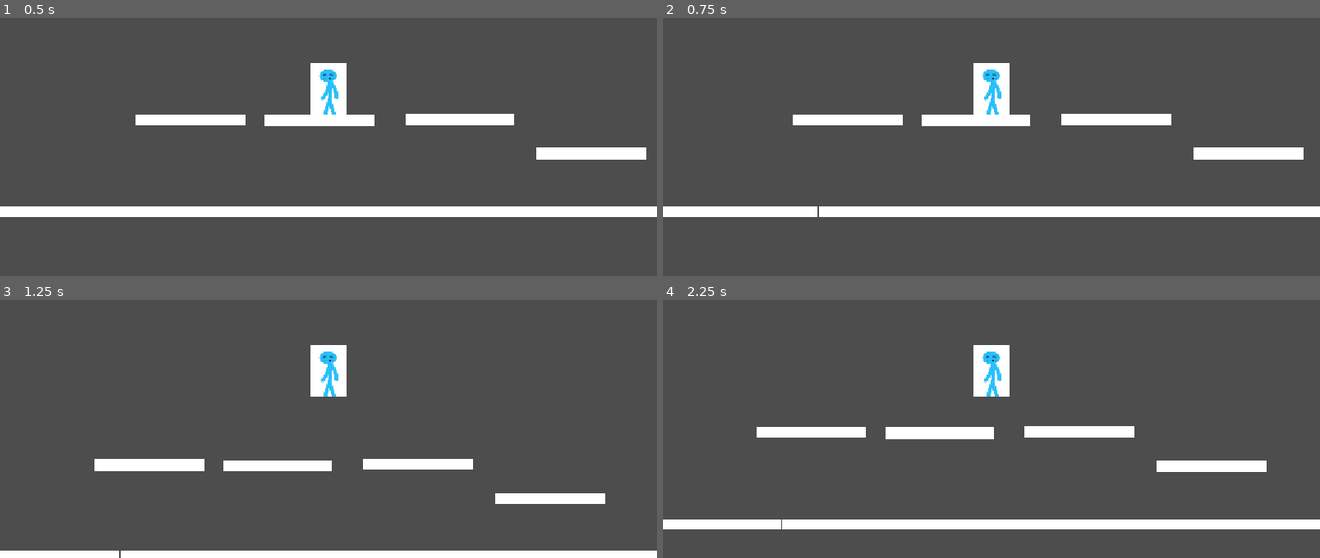
Above: before the commit, frames 1-4 (two rows, left to right).
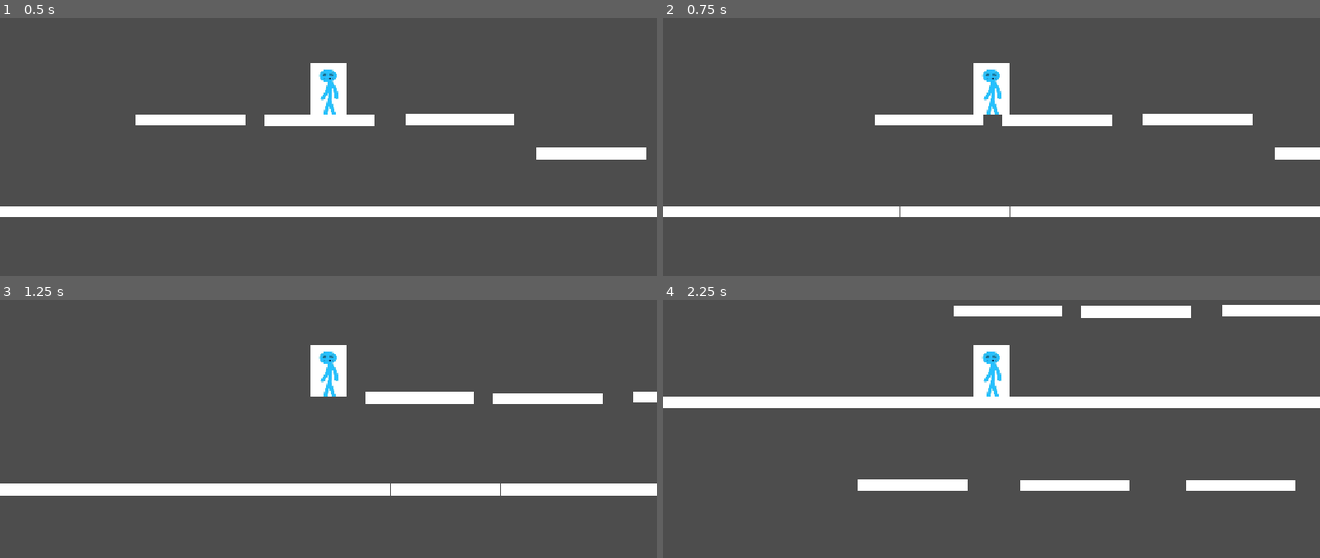
Above: after the commit, the same moments.

Repository: BlebbyBoi-dev/Commit
Game: Godot game, scene res://level1.tscn
Same seed, same stepped clock (60 frames per second), same inputs: the game is played once before the commit and once after it.
Inputs (mouse positions are in pixels of both pictures, inside the frame that each line leads up to):
- Up to frame 1 (0.5 s): no input
- Up to frame 2 (0.75 s): tap Enter (ui_accept) at 0.5 s; move the mouse to (1136, 72) at 0.52 s; hold D (Right) from 0.53 s (still down); tap Shift (Dash) at 0.6 s; click (1136, 72) at 0.67 s
- Up to frame 3 (1.25 s): keep holding D (Right); tap Space (Jump) at 0.77 s
- Up to frame 4 (2.25 s): release D (Right) at 1.25 s; drag from (860, 392) to (958, 447) at 1.27 s; move the mouse to (outside the picture) at 2.02 s; hold Left (Left) from 2.03 s (still down); tap Shift (Dash) at 2.1 s

Frame 1 is identical in both runs. In frame 2, 2.5% of the frame differs, in the area x 19-100%, y 37-78%; in frame 3, 12%; in frame 4, 15%, in the area x 0-100%, y 1-89%.

Commit message:
Add dash and facing-based movement
The player movement script now tracks the facing direction and applies a short backward dash when Dash is pressed, while updating dashing state during horizontal movement. This introduces a more responsive movement feel and keeps the character momentum consistent on both floor and air states. The project time tracker was also updated to reflect the recent work.

Diff:
--- a/player_movement.gd
+++ b/player_movement.gd
@@ -4,7 +4,9 @@
 var accel = 500
 var jump_power = -20000
 var max_speed = 1000
-var dir = 0
+var dashpower = 1200
+var PlayerFacing = "right"
+var dashing = false
 
 func _physics_process(delta: float) -> void:
 	# GRAVITY
@@ -13,11 +15,17 @@
 	# MOVEMENT
 	if Input.is_action_pressed("Left") and is_on_floor():
 		velocity.x += accel * delta * -1
+		dashing = false
+	elif Input.is_action_pressed("Right") and !is_on_floor():
+		dashing = true
 	if Input.is_action_just_released("Left"):
 		velocity.x = 0
 
 	if Input.is_action_pressed("Right") and is_on_floor():
 		velocity.x += accel * delta
+		dashing = false
+	elif Input.is_action_pressed("Right") and !is_on_floor():
+		dashing = true
 	if Input.is_action_just_released("Right"):
 		velocity.x = 0
 
@@ -30,9 +38,28 @@
 	if Input.is_action_just_pressed("Jump") and is_on_floor():
 		velocity.y += jump_power * delta
 
+	# BACKSTEP
+	# Get the direction that the player is facing
+	if Input.is_action_pressed("Right"):
+		PlayerFacing = "right"
+	elif Input.is_action_pressed("Left"):
+		PlayerFacing = "left"
 
+	# Launch the player backward
+	if Input.is_action_just_pressed("Dash") and PlayerFacing == "right":
+		velocity.x = dashpower * -1
+		dashing = true
 
+	if velocity.x < 0 and dashing == true:
+		velocity.x += 50
+
+	if Input.is_action_just_pressed("Dash") and PlayerFacing == "left":
+		velocity.x = dashpower
+		dashing = true
+
+	if velocity.x > 0 and dashing == true:
+		velocity.x -= 50
 
 
 	move_and_slide()
-	print (velocity, dir)
+	print (velocity, PlayerFacing)
--- a/project_time_traker.json
+++ b/project_time_traker.json
@@ -1,8 +1,8 @@
 {
-  "2D": 231.212000131607,
+  "2D": 238.642000198364,
   "3D": 2.96299982070923,
-  "Editor": 2613.40799999237,
-  "Game": 1102.50800013542,
-  "Script": 1227.93499970436,
+  "Editor": 3607.4240000248,
+  "Game": 1386.28599977493,
+  "Script": 1930.74300003052,
   "Tasks": 48.7900002002716
 }
